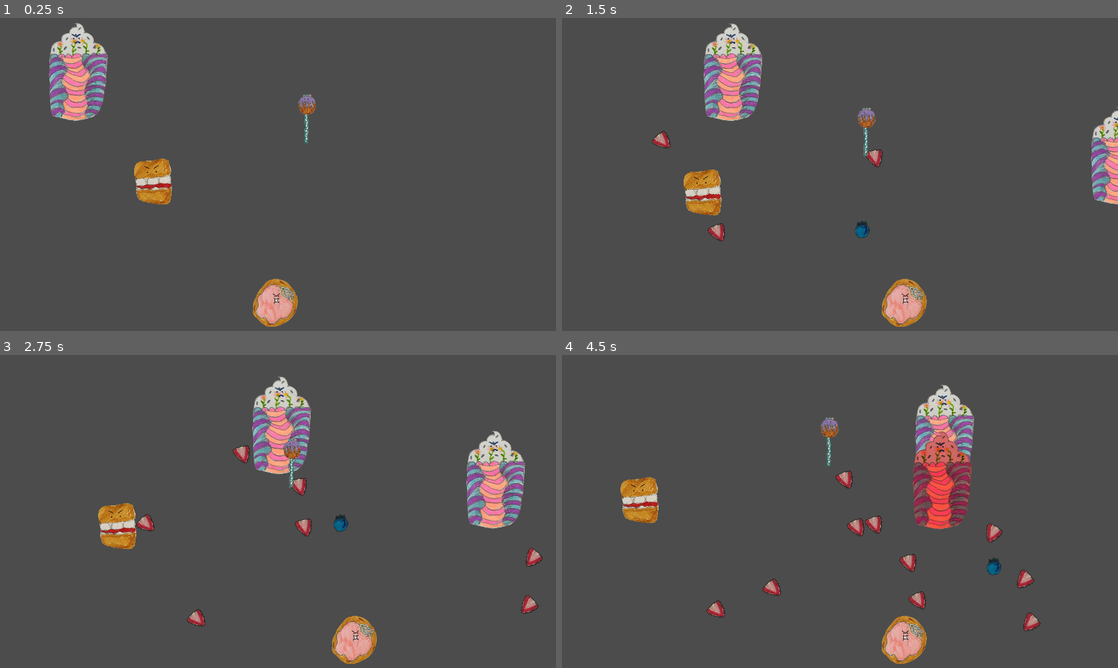
Above: before the commit, frames 1-4 (two rows, left to right).
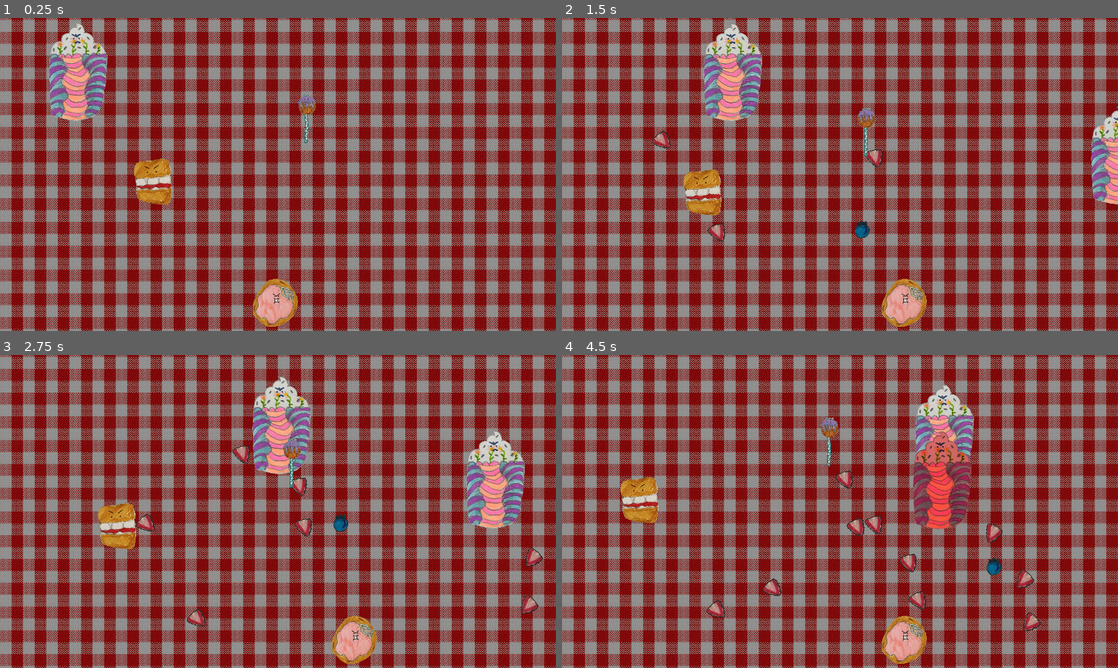
Above: after the commit, the same moments.

Repository: sdt/cake-invaders
Game: Godot game, scene res://Game.tscn
Same seed, same stepped clock (60 frames per second), same inputs: the game is played once before the commit and once after it.
Inputs:
- Up to frame 1 (0.25 s): no input
- Up to frame 2 (1.5 s): hold Right 0.53-1.28 s; tap Space at 0.77 s; hold Left from 1.28 s (still down)
- Up to frame 3 (2.75 s): tap Space at 1.52 s; release Left at 2.03 s; hold Right from 2.03 s (still down)
- Up to frame 4 (4.5 s): tap Space at 3.02, 3.77 s; release Right at 3.53 s; hold Left from 3.53 s (still down)

The runs differ from the first frame. In frame 1, 95% of the frame differs, in the area x 0-100%, y 0-100%; in frame 2, 94%; in frame 3, 92%; in frame 4, 93%.

Commit message:
Add tablecloth background

Diff:
--- a/Game.tscn
+++ b/Game.tscn
@@ -8,6 +8,7 @@
 [ext_resource path="res://EnemyBehaviousSinus.gd" type="Script" id=6]
 [ext_resource path="res://CakePop.tscn" type="PackedScene" id=7]
 [ext_resource path="res://SpicedScone.tscn" type="PackedScene" id=8]
+[ext_resource path="res://Tablecloth.png" type="Texture" id=9]
 
 [sub_resource type="CircleShape2D" id=1]
 
@@ -69,3 +70,9 @@
 height = 200
 horizontalSpeed = 4.0
 verticalSpeed = 4.0
+
+[node name="Background" type="Sprite" parent="."]
+modulate = Color( 0.588235, 0.588235, 0.588235, 1 )
+z_index = -10
+texture = ExtResource( 9 )
+centered = false
Not shown: 1 places in Game.tscn that only renumber resources
